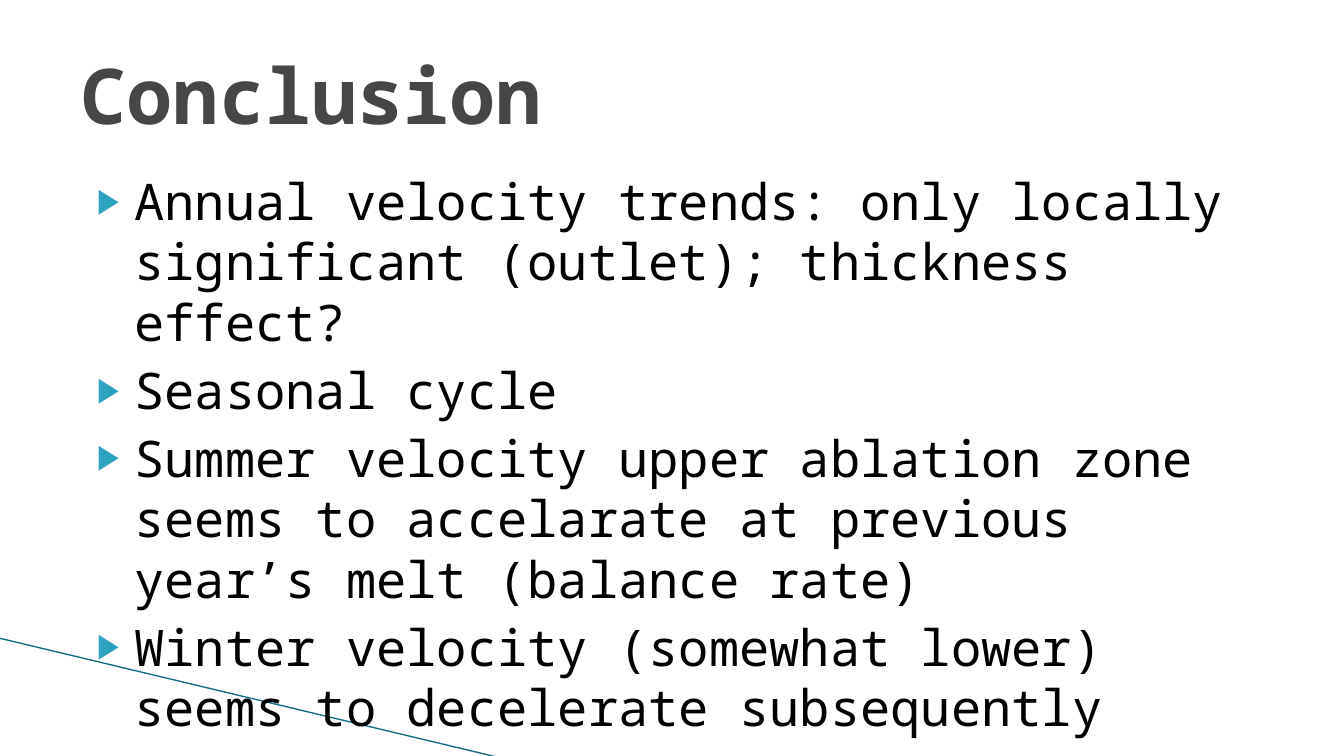
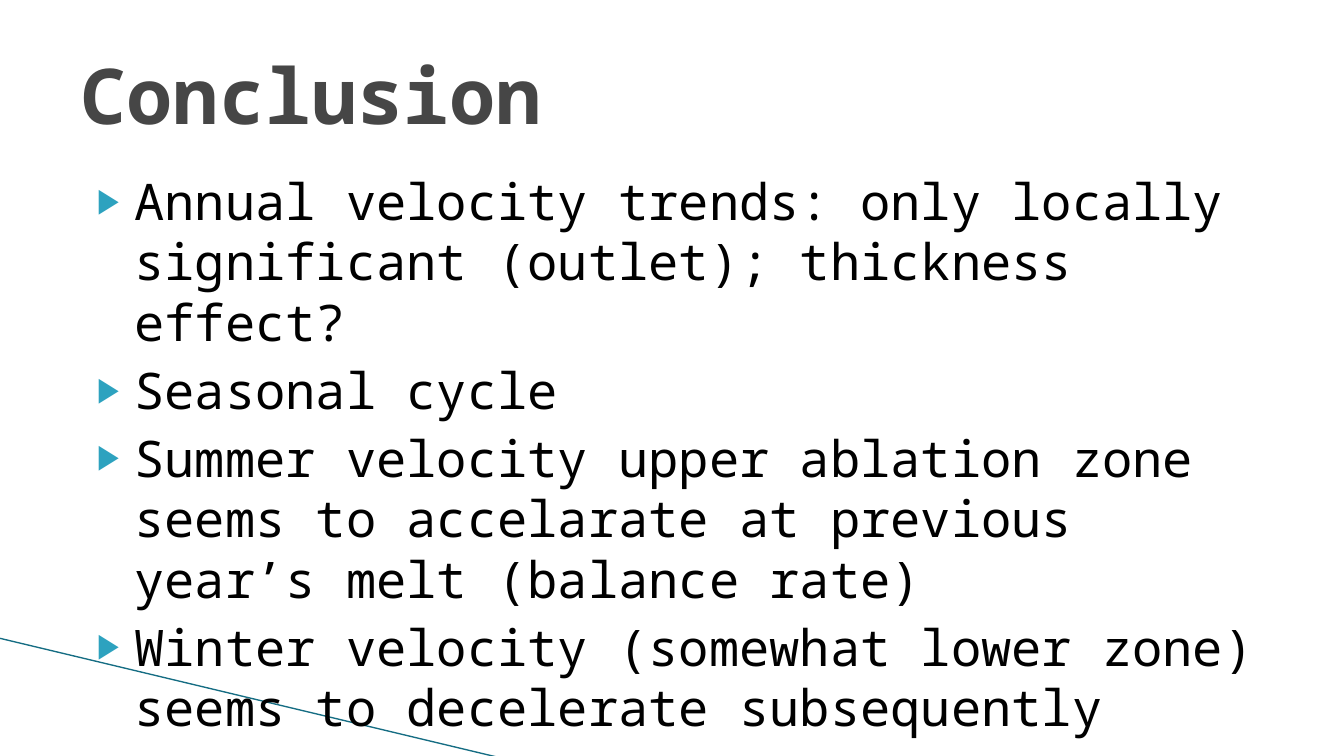
Before and after one commit to meteoNL/MAIO_project, a slide deck: slide 13 of presentatie/presentatie_maio_v2.pptx. Drawn at 1344x756 pixels with LibreOffice and Linux fonts; fonts in the diff are those of the drawing; background and template pictures are left out. Boxes give left, top, right and bottom in pixels: in the first picture for what was removed or moved away, otherwise in the second. Text is boxed around its words. In the diff, an @@ line names an element or a change of style, - is before the commit and + after.

Commit message:
word changed in pptx

```diff
--- a/presentatie/presentatie_maio_v2.pptx
+++ b/presentatie/presentatie_maio_v2.pptx
@@ text at bbox=[134, 627, 1253, 740]: text changed @@
-▶ Winter velocity (somewhat lower) seems to decelerate subsequently
+▶ Winter velocity (somewhat lower zone) seems to decelerate subsequently
```
Also in this commit, not shown: 1 other file.
